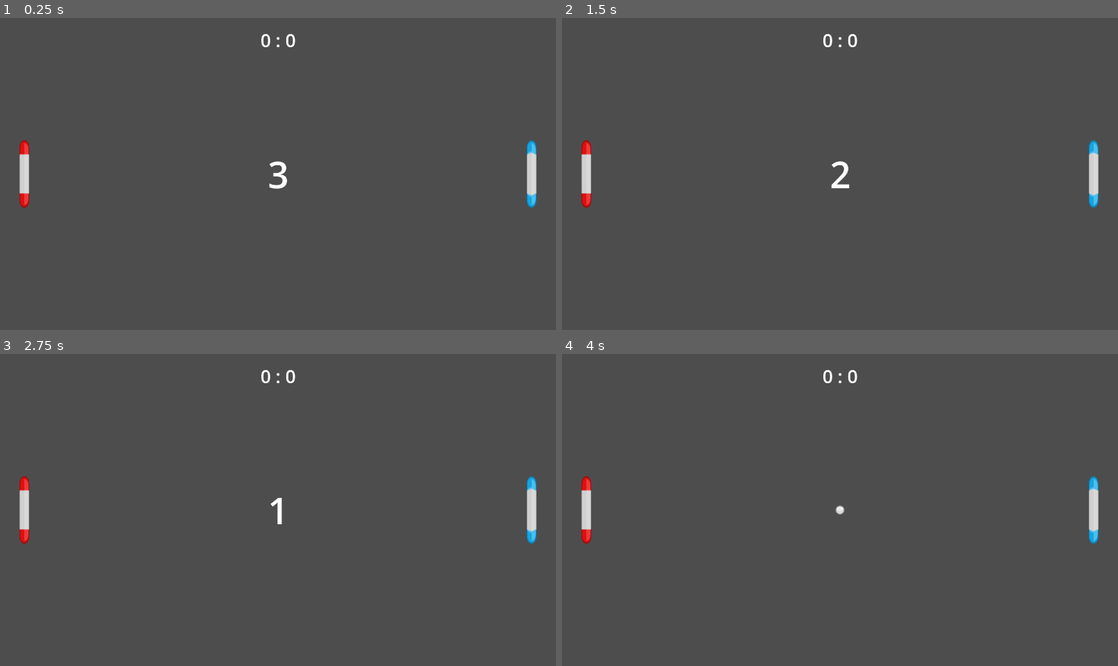
Above: before the commit, frames 1-4 (two rows, left to right).
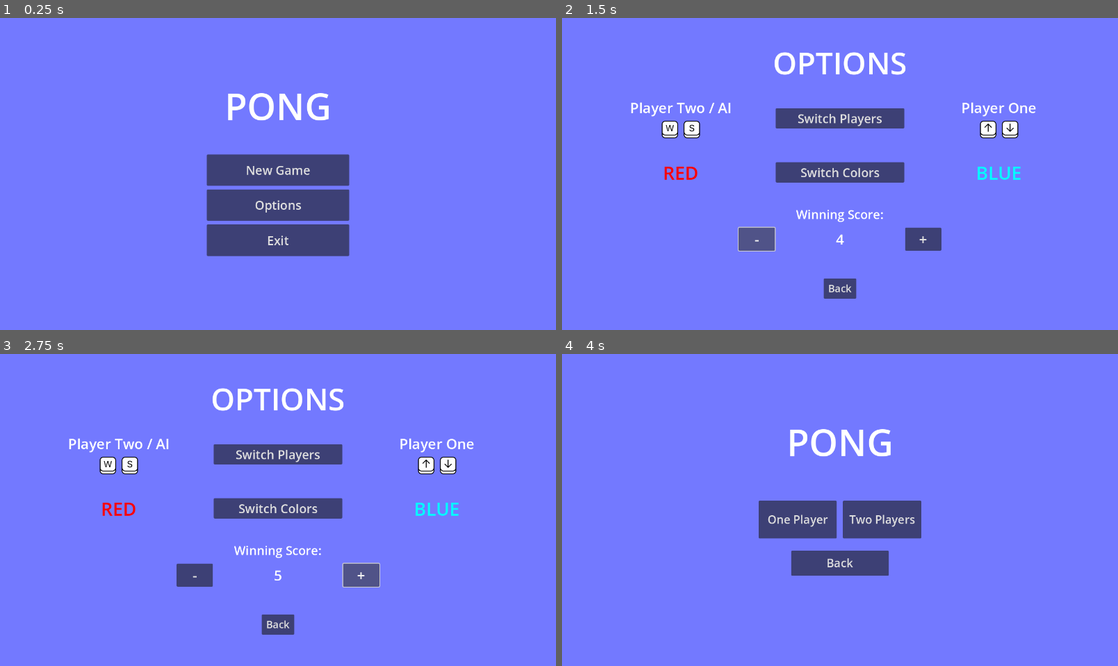
Above: after the commit, the same moments.

Repository: dapie346/Pong
Game: Godot game, scene res://scenes/ui/menu.tscn
The game is run twice, just before and just after one commit, with the same random seed, the same clock (stepped at 60 frames per second) and the same inputs. Before the commit the project starts from res://scenes/level.tscn.
Inputs (mouse positions are in pixels of both pictures, inside the frame that each line leads up to):
- Up to frame 1 (0.25 s): no input
- Up to frame 2 (1.5 s): click (840, 205) at 0.5 s, where only the run after the commit has a clickable "Options"; click (756, 239) at 1.25 s, where only the run after the commit has a clickable "-"
- Up to frame 3 (2.75 s): click (361, 575) at 2 s, where only the run after the commit has a clickable "+"
- Up to frame 4 (4 s): click (840, 625) at 2.75 s, where only the run after the commit has a clickable "Back"; click (840, 506) at 3.5 s, where only the run after the commit has a clickable "New Game"

The runs differ from the first frame. In frame 1, 100% of the frame differs, in the area x 0-100%, y 0-100%; in frame 2, 100%; in frame 3, 100%; in frame 4, 100%.

Commit message:
created menus, popups and options

Diff:
--- a/globals/globals.gd
+++ b/globals/globals.gd
@@ -6,6 +6,26 @@
 	AI
 }
 
+var paddle_one_color: String = "blue"
+var paddle_two_color: String = "red"
+var paddle_one_player: Player = Player.ONE
+var paddle_two_player: Player = Player.TWO
+var players_switched: bool = false:
+	set(value):
+		players_switched = value
+		if players_switched:
+			paddle_one_player = Player.TWO
+			paddle_two_player = Player.ONE
+		else:
+			paddle_one_player = Player.ONE
+			paddle_two_player = Player.TWO
+var colors_switched: bool = false:
+	set(value):
+		colors_switched = value
+		if colors_switched:
+			paddle_one_color = "red"
+			paddle_two_color = "blue"
+		else:
+			paddle_one_color = "blue"
+			paddle_two_color = "red"
 var winning_score: int = 5
-var player_one_color = "blue"
-var player_two_color = "red"
--- a/project.godot
+++ b/project.godot
@@ -11,7 +11,7 @@
 [application]
 
 config/name="Pong"
-run/main_scene="res://scenes/level.tscn"
+run/main_scene="res://scenes/ui/menu.tscn"
 config/features=PackedStringArray("4.2", "Mobile")
 config/icon="res://icon.svg"
 
@@ -52,6 +52,11 @@
 "events": [Object(InputEventKey,"resource_local_to_scene":false,"resource_name":"","device":-1,"window_id":0,"alt_pressed":false,"shift_pressed":false,"ctrl_pressed":false,"meta_pressed":false,"pressed":false,"keycode":0,"physical_keycode":83,"key_label":0,"unicode":115,"echo":false,"script":null)
 ]
 }
+ui_back={
+"deadzone": 0.5,
+"events": [Object(InputEventKey,"resource_local_to_scene":false,"resource_name":"","device":-1,"window_id":0,"alt_pressed":false,"shift_pressed":false,"ctrl_pressed":false,"meta_pressed":false,"pressed":false,"keycode":0,"physical_keycode":4194305,"key_label":0,"unicode":0,"echo":false,"script":null)
+]
+}
 
 [rendering]
 
--- a/scenes/level.gd
+++ b/scenes/level.gd
@@ -1,28 +1,54 @@
 extends Node2D
 
 var count: int
-@onready var player_one_score: int = 0
-@onready var player_two_score: int = 0
+@onready var paddle_one_score: int = 0
+@onready var paddle_two_score: int = 0
+@onready var paddle_one: CharacterBody2D = $PaddleOne
+@onready var paddle_two: CharacterBody2D = $PaddleTwo
 @onready var counting_text: Label = $UI/Counting
 @onready var scoring_text: Label = $UI/Score
-@onready var winner_text: Label = $UI/WinningMenu/WinnerDisplay
-@onready var winning_menu: VBoxContainer = $UI/WinningMenu
+@onready var header: Label = $UI/PauseMenu/MessageDisplay
+@onready var pause_menu: VBoxContainer = $UI/PauseMenu
+@onready var back_button: Button = $UI/PauseMenu/MarginContainer/BackButton
 
 func _ready():
-	winning_menu.visible = false
+	paddle_one.player = Globals.paddle_one_player
+	paddle_one.color = Globals.paddle_one_color
+	paddle_one.setup()
+	paddle_two.player = Globals.paddle_two_player
+	paddle_two.color = Globals.paddle_two_color
+	paddle_two.setup()
 	start_new_round()
 
+func _unhandled_input(event):
+	if event.is_action_pressed("ui_back") and !event.is_echo():
+		if get_tree().paused:
+			pause_menu_off()
+		else:
+			pause_menu_on()
+
+func pause_menu_on():
+	get_tree().paused = true
+	pause_menu.show()
+	back_button.show()
+	header.text = "PAUSED"
+
+func pause_menu_off():
+	get_tree().paused = false
+	pause_menu.hide()
+	back_button.hide()
+
 func _on_scoring_zone_one_body_entered(_body):
-	player_one_score +=1
+	paddle_one_score +=1
 	point_scored()
 
 
 func _on_scoring_zone_two_body_entered(_body):
-	player_two_score +=1
+	paddle_two_score +=1
 	point_scored()
 
 func point_scored():
-	var current_winning_score = max(player_one_score, player_two_score)
+	var current_winning_score = max(paddle_one_score, paddle_two_score)
 	if current_winning_score < Globals.winning_score:
 		start_new_round()
 	else:
@@ -31,12 +57,12 @@
 func show_winner(current_winning_score: int) -> void:
 	update_scoring_text()
 	var winning_color: String
-	if current_winning_score == player_one_score:
+	if current_winning_score == paddle_one_score:
 		winning_color = Globals.player_one_color
 	else:
 		winning_color = Globals.player_two_color
-	winner_text.text = winning_color.to_upper() + " WINS!"
-	winning_menu.visible = true
+	header.text = winning_color.to_upper() + " WINS!"
+	pause_menu.show()
 
 func start_new_round():
 	count = 3
@@ -46,27 +72,33 @@
 
 
 func update_scoring_text():
-	scoring_text.text = str(player_two_score) + " : " + str(player_one_score)
+	scoring_text.text = str(paddle_two_score) + " : " + str(paddle_one_score)
 
 func _on_counting_timer_timeout():
 	count -= 1
 	update_counting_text()
 
 func update_counting_text():
-	counting_text.visible = true
+	counting_text.show()
 	if count > 0:
 		counting_text.text = str(count)
 	elif count == 0:
 		counting_text.text = "GO!"
 	else:
-		counting_text.visible = false
+		counting_text.hide()
 		$CountingTimer.stop()
 		$Ball.reset()
 
 
 func _on_menu_button_pressed():
-	pass # Replace with function body.
+	pause_menu_off()
+	get_tree().change_scene_to_file("res://scenes/ui/menu.tscn")
 
 
 func _on_replay_button_pressed():
+	pause_menu_off()
 	get_tree().reload_current_scene()
+
+
+func _on_back_button_pressed():
+	pause_menu_off()
--- a/scenes/level.tscn
+++ b/scenes/level.tscn
@@ -9,6 +9,13 @@
 
 [sub_resource type="RectangleShape2D" id="RectangleShape2D_ywlx3"]
 size = Vector2(1, 768)
+
+[sub_resource type="InputEventKey" id="InputEventKey_y702d"]
+device = -1
+keycode = 4194305
+
+[sub_resource type="Shortcut" id="Shortcut_ijf0x"]
+events = [SubResource("InputEventKey_y702d")]
 
 [node name="Level" type="Node2D"]
 script = ExtResource("1_twlji")
@@ -22,7 +29,6 @@
 position = Vector2(60, 384)
 collision_layer = 8
 collision_mask = 3
-player = 1
 
 [node name="Ball" parent="." instance=ExtResource("2_hv17j")]
 visible = false
@@ -93,7 +99,8 @@
 horizontal_alignment = 1
 vertical_alignment = 1
 
-[node name="WinningMenu" type="VBoxContainer" parent="UI"]
+[node name="PauseMenu" type="VBoxContainer" parent="UI"]
+process_mode = 3
 visible = false
 anchors_preset = 8
 anchor_left = 0.5
@@ -103,33 +110,47 @@
 offset_left = -250.0
 offset_top = -150.0
 offset_right = 250.0
-offset_bottom = 150.0
+offset_bottom = 200.0
 grow_horizontal = 2
 grow_vertical = 2
 theme_override_constants/separation = 17
 alignment = 1
 
-[node name="WinnerDisplay" type="Label" parent="UI/WinningMenu"]
+[node name="MessageDisplay" type="Label" parent="UI/PauseMenu"]
 layout_mode = 2
 theme_override_font_sizes/font_size = 60
 text = "RED WINS!"
 horizontal_alignment = 1
 vertical_alignment = 1
 
-[node name="MenuButton" type="Button" parent="UI/WinningMenu"]
+[node name="MenuButton" type="Button" parent="UI/PauseMenu"]
 layout_mode = 2
 size_flags_vertical = 3
 theme_override_font_sizes/font_size = 35
 text = "MENU"
 
-[node name="ReplayButton" type="Button" parent="UI/WinningMenu"]
+[node name="ReplayButton" type="Button" parent="UI/PauseMenu"]
 layout_mode = 2
 size_flags_vertical = 3
 theme_override_font_sizes/font_size = 35
 text = "REPLAY"
 
+[node name="MarginContainer" type="MarginContainer" parent="UI/PauseMenu"]
+layout_mode = 2
+size_flags_vertical = 3
+theme_override_constants/margin_left = 150
+theme_override_constants/margin_top = 20
+theme_override_constants/margin_right = 150
+
+[node name="BackButton" type="Button" parent="UI/PauseMenu/MarginContainer"]
+visible = false
+layout_mode = 2
+shortcut = SubResource("Shortcut_ijf0x")
+text = "BACK"
+
 [connection signal="body_entered" from="ScoringZoneOne" to="." method="_on_scoring_zone_one_body_entered"]
 [connection signal="body_entered" from="ScoringZoneTwo" to="." method="_on_scoring_zone_two_body_entered"]
 [connection signal="timeout" from="CountingTimer" to="." method="_on_counting_timer_timeout"]
-[connection signal="pressed" from="UI/WinningMenu/MenuButton" to="." method="_on_menu_button_pressed"]
-[connection signal="pressed" from="UI/WinningMenu/ReplayButton" to="." method="_on_replay_button_pressed"]
+[connection signal="pressed" from="UI/PauseMenu/MenuButton" to="." method="_on_menu_button_pressed"]
+[connection signal="pressed" from="UI/PauseMenu/ReplayButton" to="." method="_on_replay_button_pressed"]
+[connection signal="pressed" from="UI/PauseMenu/MarginContainer/BackButton" to="." method="_on_back_button_pressed"]
--- a/scenes/menu.tscn
+++ /dev/null
@@ -1,3 +0,0 @@
-[gd_scene format=3 uid="uid://dk6awajoi50g5"]
-
-[node name="Menu" type="CanvasLayer"]
--- a/scenes/paddle.gd
+++ b/scenes/paddle.gd
@@ -1,31 +1,32 @@
 extends CharacterBody2D
 
-@onready var move_up: String
-@onready var move_down: String
-@export var player: Globals.Player = Globals.Player.ONE
-@export var color: String
-@export var speed: int = 500
+var move_up: String
+var move_down: String
+var player: Globals.Player
+var color: String
+var speed: int = 500
 
-func _ready():
+
+func _physics_process(_delta):
+	velocity = Vector2.ZERO
+	if player != Globals.Player.AI:
+		if Input.is_action_pressed(move_up):
+			velocity = Vector2.UP * speed
+		if Input.is_action_pressed(move_down):
+			velocity = Vector2.DOWN * speed
+	else:
+		pass
+	move_and_slide()
+
+func setup():
 	match player:
 		Globals.Player.ONE:
 			move_up = "player_one_up"
 			move_down = "player_one_down"
-			color = Globals.player_one_color
 		Globals.Player.TWO:
 			move_up = "player_two_up"
 			move_down = "player_two_down"
-			color = Globals.player_two_color
 	if color == "blue":
 		$Red.visible = false
 	elif color == "red":
 		$Blue.visible = false
-
-
-func _physics_process(_delta):
-	velocity = Vector2.ZERO
-	if Input.is_action_pressed(move_up):
-		velocity = Vector2.UP * speed
-	if Input.is_action_pressed(move_down):
-		velocity = Vector2.DOWN * speed
-	move_and_slide()
--- /dev/null
+++ b/scenes/ui/menu.gd
@@ -0,0 +1,38 @@
+extends CanvasLayer
+
+@onready var main_menu: VBoxContainer = $MainMenu
+@onready var game_mode_menu: VSplitContainer = $GameModeMenu
+
+
+func _on_new_game_pressed():
+	main_menu.hide()
+	game_mode_menu.show()
+
+
+func _on_options_pressed():
+	get_tree().change_scene_to_file("res://scenes/ui/options_menu.tscn")
+
+
+func _on_exit_pressed():
+	get_tree().quit()
+
+
+func _on_one_player_pressed():
+	if Globals.players_switched:
+		Globals.paddle_one_player = Globals.Player.AI
+	else:
+		Globals.paddle_two_player = Globals.Player.AI
+	get_tree().change_scene_to_file("res://scenes/level.tscn")
+
+
+func _on_two_players_pressed():
+	if Globals.players_switched:
+		Globals.paddle_one_player = Globals.Player.TWO
+	else:
+		Globals.paddle_two_player = Globals.Player.TWO
+	get_tree().change_scene_to_file("res://scenes/level.tscn")
+
+
+func _on_back_button_pressed():
+	main_menu.show()
+	game_mode_menu.hide()
--- /dev/null
+++ b/scenes/ui/menu.tscn
@@ -0,0 +1,123 @@
+[gd_scene load_steps=4 format=3 uid="uid://dk6awajoi50g5"]
+
+[ext_resource type="Script" path="res://scenes/ui/menu.gd" id="1_rtbwb"]
+
+[sub_resource type="InputEventKey" id="InputEventKey_seerj"]
+keycode = 4194305
+
+[sub_resource type="Shortcut" id="Shortcut_blr2x"]
+events = [SubResource("InputEventKey_seerj")]
+
+[node name="Menu" type="CanvasLayer"]
+script = ExtResource("1_rtbwb")
+
+[node name="ColorRect" type="ColorRect" parent="."]
+anchors_preset = 15
+anchor_right = 1.0
+anchor_bottom = 1.0
+grow_horizontal = 2
+grow_vertical = 2
+color = Color(0.45098, 0.47451, 1, 1)
+
+[node name="MainMenu" type="VBoxContainer" parent="."]
+anchors_preset = -1
+anchor_left = 0.5
+anchor_top = 0.6
+anchor_right = 0.5
+anchor_bottom = 0.6
+offset_left = -175.0
+offset_top = -125.0
+offset_right = 175.0
+offset_bottom = 125.0
+grow_horizontal = 2
+grow_vertical = 2
+theme_override_constants/separation = 9
+alignment = 1
+
+[node name="NewGame" type="Button" parent="MainMenu"]
+layout_mode = 2
+size_flags_vertical = 3
+theme_override_font_sizes/font_size = 30
+text = "New Game"
+
+[node name="Options" type="Button" parent="MainMenu"]
+layout_mode = 2
+size_flags_vertical = 3
+theme_override_font_sizes/font_size = 30
+text = "Options"
+
+[node name="Exit" type="Button" parent="MainMenu"]
+layout_mode = 2
+size_flags_vertical = 3
+theme_override_font_sizes/font_size = 30
+text = "Exit"
+
+[node name="Label" type="Label" parent="."]
+anchors_preset = -1
+anchor_left = 0.5
+anchor_top = 0.2
+anchor_right = 0.5
+anchor_bottom = 0.2
+offset_left = -20.0
+offset_right = 20.0
+offset_bottom = 23.0
+grow_horizontal = 2
+theme_override_font_sizes/font_size = 90
+text = "PONG"
+
+[node name="GameModeMenu" type="VSplitContainer" parent="."]
+visible = false
+anchors_preset = -1
+anchor_left = 0.5
+anchor_top = 0.6
+anchor_right = 0.5
+anchor_bottom = 0.6
+offset_left = -200.0
+offset_top = -100.0
+offset_right = 200.0
+offset_bottom = 100.0
+grow_horizontal = 2
+grow_vertical = 2
+size_flags_horizontal = 3
+size_flags_vertical = 3
+theme_override_constants/separation = 15
+
+[node name="GameMode" type="HBoxContainer" parent="GameModeMenu"]
+layout_mode = 2
+size_flags_vertical = 3
+theme_override_constants/separation = 15
+alignment = 1
+
+[node name="OnePlayer" type="Button" parent="GameModeMenu/GameMode"]
+layout_mode = 2
+size_flags_horizontal = 3
+theme_override_font_sizes/font_size = 28
+text = "One Player"
+
+[node name="TwoPlayers" type="Button" parent="GameModeMenu/GameMode"]
+layout_mode = 2
+size_flags_horizontal = 3
+theme_override_font_sizes/font_size = 28
+text = "Two Players"
+
+[node name="MarginContainer" type="MarginContainer" parent="GameModeMenu"]
+layout_mode = 2
+size_flags_vertical = 3
+theme_override_constants/margin_left = 80
+theme_override_constants/margin_top = 15
+theme_override_constants/margin_right = 80
+theme_override_constants/margin_bottom = 15
+
+[node name="BackButton" type="Button" parent="GameModeMenu/MarginContainer"]
+layout_mode = 2
+size_flags_vertical = 3
+theme_override_font_sizes/font_size = 28
+shortcut = SubResource("Shortcut_blr2x")
+text = "Back"
+
+[connection signal="pressed" from="MainMenu/NewGame" to="." method="_on_new_game_pressed"]
+[connection signal="pressed" from="MainMenu/Options" to="." method="_on_options_pressed"]
+[connection signal="pressed" from="MainMenu/Exit" to="." method="_on_exit_pressed"]
+[connection signal="pressed" from="GameModeMenu/GameMode/OnePlayer" to="." method="_on_one_player_pressed"]
+[connection signal="pressed" from="GameModeMenu/GameMode/TwoPlayers" to="." method="_on_two_players_pressed"]
+[connection signal="pressed" from="GameModeMenu/MarginContainer/BackButton" to="." method="_on_back_button_pressed"]
--- /dev/null
+++ b/scenes/ui/options_menu.gd
@@ -0,0 +1,77 @@
+extends CanvasLayer
+
+@onready var winning_score: Label = $VBoxContainer/MarginContainer/VSplitContainer/WinningSettings/WinningScore
+@onready var lower_score_button: Button = $VBoxContainer/MarginContainer/VSplitContainer/WinningSettings/LowerScore
+@onready var higher_score_button: Button = $VBoxContainer/MarginContainer/VSplitContainer/WinningSettings/HigherScore
+@onready var color_one: Label = $VBoxContainer/ColorSettings/ColorLabelOne
+@onready var color_two: Label = $VBoxContainer/ColorSettings/ColorLabelTwo
+@onready var switch_players_button: Button = $VBoxContainer/PlayerSettings/SwitchPlayers
+@onready var player_settings: HBoxContainer = $VBoxContainer/PlayerSettings
+var player_one_tag: PackedScene = preload("res://scenes/ui/player_one_tag.tscn")
+var player_two_tag: PackedScene = preload("res://scenes/ui/player_two_tag.tscn")
+var blue: Color = Color("00ffff")
+var red: Color = Color("ff0000")
+
+
+func _ready():
+	update_players()
+	update_colors()
+	update_winning_score()
+
+
+func _on_switch_players_pressed():
+	Globals.players_switched = not Globals.players_switched
+	update_players()
+
+
+func _on_switch_color_pressed():
+	Globals.colors_switched = not Globals.colors_switched
+	update_colors()
+
+func update_colors():
+	if not Globals.colors_switched:
+		color_one.text = "BLUE"
+		color_one.modulate = blue
+		color_two.text = "RED"
+		color_two.modulate = red
+	else:
+		color_one.text = "RED"
+		color_one.modulate = red
+		color_two.text = "BLUE"
+		color_two.modulate = blue
+
+func update_players():
+	for child in player_settings.get_children():
+		if child != switch_players_button:
+			child.queue_free()
+	var lower_element: Node
+	var upper_element: Node
+	if Globals.players_switched:
+		lower_element = player_one_tag.instantiate()
+		upper_element = player_two_tag.instantiate()
+	else:
+		lower_element = player_two_tag.instantiate()
+		upper_element = player_one_tag.instantiate()
+
+	var reference_index = switch_players_button.get_index()
+	player_settings.add_child(lower_element)
+	player_settings.add_child(upper_element)
+	player_settings.move_child(upper_element, reference_index + 1)
+	player_settings.move_child(lower_element, reference_index)
+
+func update_winning_score():
+	winning_score.text = str(Globals.winning_score)
+
+func _on_lower_score_pressed():
+	if Globals.winning_score > 1:
+		Globals.winning_score -= 1
+		update_winning_score()
+
+func _on_higher_score_pressed():
+	if Globals.winning_score < 25:
+		Globals.winning_score += 1
+		update_winning_score()
+
+
+func _on_button_pressed():
+	get_tree().change_scene_to_file("res://scenes/ui/menu.tscn")
--- /dev/null
+++ b/scenes/ui/options_menu.tscn
@@ -0,0 +1,151 @@
+[gd_scene load_steps=2 format=3 uid="uid://bhjyf6wyit1b8"]
+
+[ext_resource type="Script" path="res://scenes/ui/options_menu.gd" id="1_e3uoc"]
+
+[node name="OptionsMenu" type="CanvasLayer"]
+script = ExtResource("1_e3uoc")
+
+[node name="ColorRect" type="ColorRect" parent="."]
+anchors_preset = 15
+anchor_right = 1.0
+anchor_bottom = 1.0
+grow_horizontal = 2
+grow_vertical = 2
+color = Color(0.45098, 0.47451, 1, 1)
+
+[node name="Label" type="Label" parent="."]
+anchors_preset = -1
+anchor_left = 0.5
+anchor_top = 0.075
+anchor_right = 0.5
+anchor_bottom = 0.2
+offset_left = -20.0
+offset_right = 20.0
+offset_bottom = 23.0
+grow_horizontal = 2
+theme_override_font_sizes/font_size = 75
+text = "OPTIONS"
+
+[node name="VBoxContainer" type="VBoxContainer" parent="."]
+anchors_preset = -1
+anchor_left = 0.3
+anchor_top = 0.5
+anchor_right = 0.7
+anchor_bottom = 0.5
+offset_left = -276.0
+offset_top = -106.5
+offset_right = 276.0
+offset_bottom = 106.5
+grow_horizontal = 2
+grow_vertical = 2
+size_flags_horizontal = 3
+size_flags_vertical = 3
+theme_override_constants/separation = 50
+alignment = 1
+
+[node name="PlayerSettings" type="HBoxContainer" parent="VBoxContainer"]
+layout_mode = 2
+size_flags_vertical = 3
+theme_override_constants/separation = 75
+alignment = 1
+
+[node name="SwitchPlayers" type="Button" parent="VBoxContainer/PlayerSettings"]
+layout_mode = 2
+size_flags_horizontal = 3
+size_flags_vertical = 4
+theme_override_font_sizes/font_size = 30
+text = "Switch Players"
+
+[node name="ColorSettings" type="HBoxContainer" parent="VBoxContainer"]
+layout_mode = 2
+size_flags_vertical = 3
+theme_override_constants/separation = 75
+alignment = 1
+
+[node name="ColorLabelTwo" type="Label" parent="VBoxContainer/ColorSettings"]
+modulate = Color(1, 0, 0, 1)
+layout_mode = 2
+size_flags_horizontal = 3
+theme_override_font_sizes/font_size = 45
+text = "RED"
+horizontal_alignment = 1
+vertical_alignment = 1
+
+[node name="SwitchColor" type="Button" parent="VBoxContainer/ColorSettings"]
+layout_mode = 2
+size_flags_horizontal = 3
+size_flags_vertical = 4
+theme_override_font_sizes/font_size = 30
+text = "Switch Colors"
+
+[node name="ColorLabelOne" type="Label" parent="VBoxContainer/ColorSettings"]
+modulate = Color(0, 1, 1, 1)
+layout_mode = 2
+size_flags_horizontal = 3
+theme_override_font_sizes/font_size = 45
+text = "BLUE"
+horizontal_alignment = 1
+vertical_alignment = 1
+
+[node name="MarginContainer" type="MarginContainer" parent="VBoxContainer"]
+layout_mode = 2
+theme_override_constants/margin_left = 300
+theme_override_constants/margin_right = 300
+
+[node name="VSplitContainer" type="VSplitContainer" parent="VBoxContainer/MarginContainer"]
+layout_mode = 2
+
+[node name="WinningScoreLabel" type="Label" parent="VBoxContainer/MarginContainer/VSplitContainer"]
+layout_mode = 2
+size_flags_vertical = 3
+theme_override_font_sizes/font_size = 30
+text = "Winning Score:"
+horizontal_alignment = 1
+vertical_alignment = 1
+
+[node name="WinningSettings" type="HBoxContainer" parent="VBoxContainer/MarginContainer/VSplitContainer"]
+layout_mode = 2
+size_flags_vertical = 3
+theme_override_constants/separation = 150
+alignment = 1
+
+[node name="LowerScore" type="Button" parent="VBoxContainer/MarginContainer/VSplitContainer/WinningSettings"]
+layout_mode = 2
+size_flags_horizontal = 3
+theme_override_font_sizes/font_size = 35
+text = "-"
+
+[node name="WinningScore" type="Label" parent="VBoxContainer/MarginContainer/VSplitContainer/WinningSettings"]
+layout_mode = 2
+theme_override_font_sizes/font_size = 35
+text = "5"
+horizontal_alignment = 1
+vertical_alignment = 1
+
+[node name="HigherScore" type="Button" parent="VBoxContainer/MarginContainer/VSplitContainer/WinningSettings"]
+layout_mode = 2
+size_flags_horizontal = 3
+theme_override_font_sizes/font_size = 35
+text = "+"
+
+[node name="Button" type="Button" parent="."]
+anchors_preset = -1
+anchor_left = 0.5
+anchor_top = 0.9
+anchor_right = 0.5
+anchor_bottom = 0.9
+offset_left = -40.0
+offset_top = -50.0
+offset_right = 40.0
+grow_horizontal = 2
+grow_vertical = 0
+size_flags_horizontal = 3
+size_flags_vertical = 3
+theme_override_font_sizes/font_size = 25
+text = "Back"
+
+[connection signal="pressed" from="VBoxContainer/PlayerSettings/SwitchPlayers" to="." method="_on_switch_players_pressed"]
+[connection signal="pressed" from="VBoxContainer/ColorSettings/SwitchColor" to="." method="_on_switch_color_pressed"]
+[connection signal="pressed" from="VBoxContainer/MarginContainer/VSplitContainer/WinningSettings/LowerScore" to="." method="_on_lower_score_pressed"]
+[connection signal="pressed" from="VBoxContainer/MarginContainer/VSplitContainer/WinningSettings/HigherScore" to="." method="_on_higher_score_pressed"]
+[connection signal="pressed" from="Button" to="." method="_on_button_pressed"]
--- /dev/null
+++ b/scenes/ui/player_one_tag.tscn
@@ -0,0 +1,28 @@
+[gd_scene load_steps=3 format=3 uid="uid://opdgjyxdl6pc"]
+
+[ext_resource type="Texture2D" uid="uid://bs8w6qg6cdiin" path="res://graphics/buttons/up.png" id="1_nvwkf"]
+[ext_resource type="Texture2D" uid="uid://ctg43hrdf7sw7" path="res://graphics/buttons/down.png" id="2_w2utr"]
+
+[node name="PlayerOneTag" type="VBoxContainer"]
+size_flags_horizontal = 3
+
+[node name="PlayerTwoLabel" type="Label" parent="."]
+layout_mode = 2
+size_flags_vertical = 6
+theme_override_font_sizes/font_size = 35
+text = "Player One"
+horizontal_alignment = 1
+vertical_alignment = 1
+
+[node name="PlayerOneIcons" type="HBoxContainer" parent="."]
+layout_mode = 2
+size_flags_vertical = 3
+alignment = 1
+
+[node name="Up" type="TextureRect" parent="PlayerOneIcons"]
+layout_mode = 2
+texture = ExtResource("1_nvwkf")
+
+[node name="Down" type="TextureRect" parent="PlayerOneIcons"]
+layout_mode = 2
+texture = ExtResource("2_w2utr")
--- /dev/null
+++ b/scenes/ui/player_two_tag.tscn
@@ -0,0 +1,31 @@
+[gd_scene load_steps=3 format=3 uid="uid://djy15bytn3e06"]
+
+[ext_resource type="Texture2D" uid="uid://cakp2hgyyjvqj" path="res://graphics/buttons/w.png" id="1_i2i7h"]
+[ext_resource type="Texture2D" uid="uid://ctg5vkh3xu57t" path="res://graphics/buttons/s.png" id="2_ljeqt"]
+
+[node name="PlayerTwoTag" type="VBoxContainer"]
+size_flags_horizontal = 3
+
+[node name="PlayerTwoLabel" type="Label" parent="."]
+layout_mode = 2
+size_flags_vertical = 6
+theme_override_font_sizes/font_size = 35
+text = "Player Two / AI"
+horizontal_alignment = 1
+vertical_alignment = 1
+
+[node name="PlayerTwoIcons" type="HBoxContainer" parent="."]
+layout_mode = 2
+size_flags_vertical = 3
+alignment = 1
+
+[node name="Up" type="TextureRect" parent="PlayerTwoIcons"]
+layout_mode = 2
+size_flags_horizontal = 4
+texture = ExtResource("1_i2i7h")
+
+[node name="Down" type="TextureRect" parent="PlayerTwoIcons"]
+layout_mode = 2
+size_flags_horizontal = 4
+size_flags_vertical = 4
+texture = ExtResource("2_ljeqt")
Binary file added: graphics/buttons/down.png
Not shown, added: graphics/buttons/down.png.import
Binary file added: graphics/buttons/s.png
Not shown, added: graphics/buttons/s.png.import
Binary file added: graphics/buttons/up.png
Not shown, added: graphics/buttons/up.png.import
Binary file added: graphics/buttons/w.png
Not shown, added: graphics/buttons/w.png.import
Not shown: 1 places in scenes/level.tscn that only renumber resources
